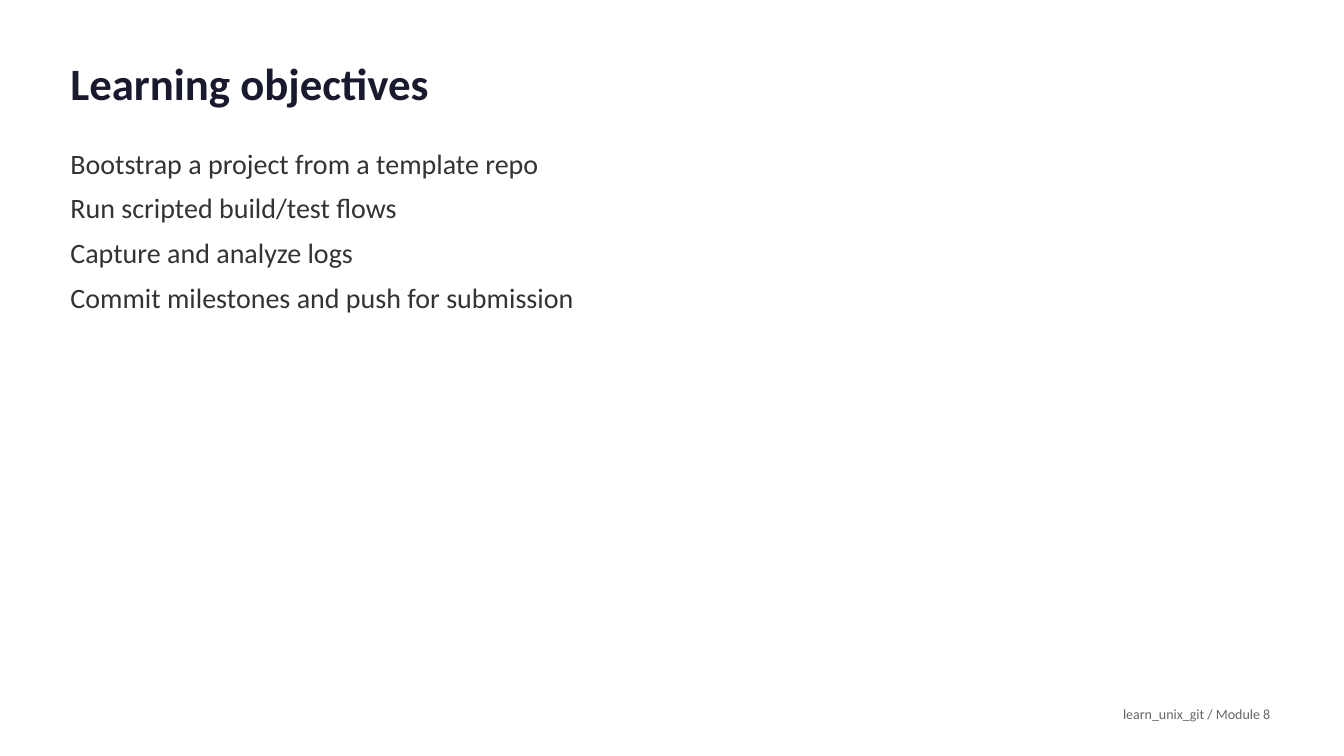
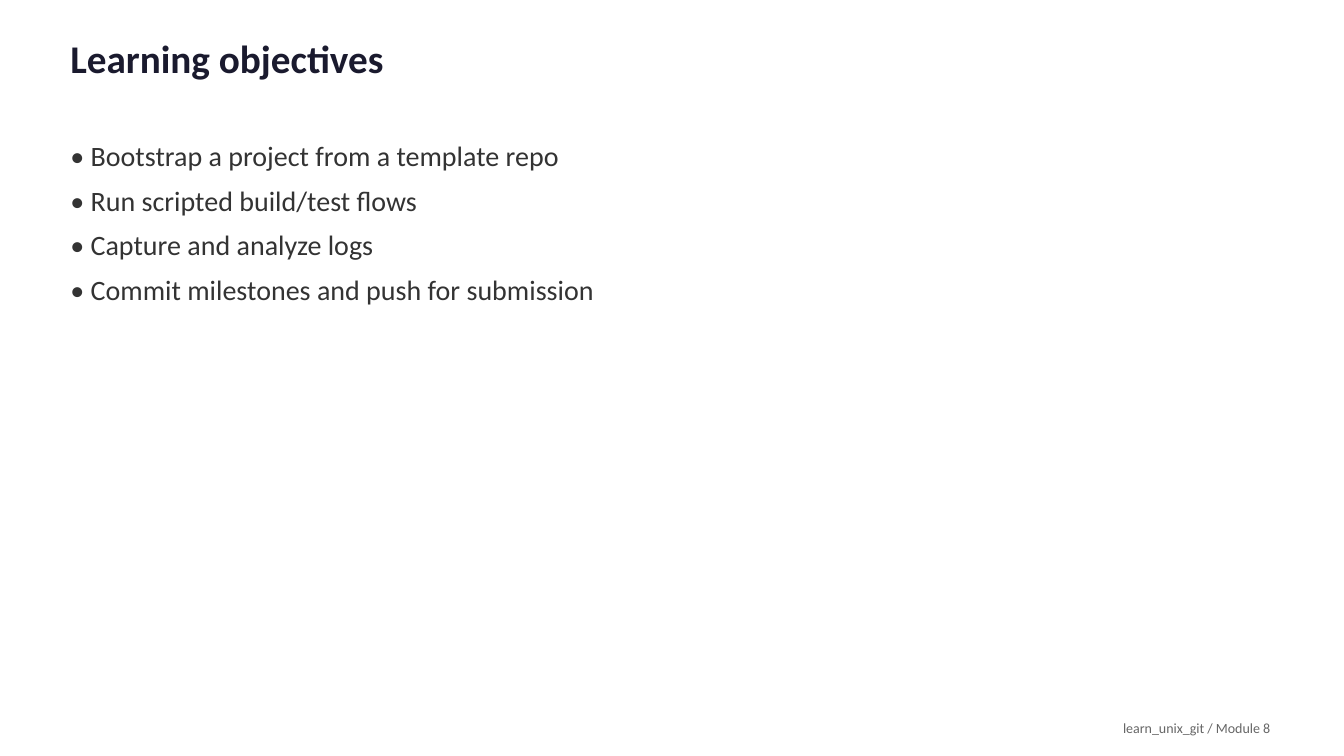
Before and after one commit to universal-verification-methodology/learn_unix_git, a slide deck: slide 2 of media/module8/slides.pptx. Drawn at 1344x756 pixels with LibreOffice and Linux fonts; fonts in the diff are those of the drawing. Boxes give left, top, right and bottom in pixels: in the first picture for what was removed or moved away, otherwise in the second. Text is boxed around its words. In the diff, an @@ line names an element or a change of style, - is before the commit and + after.

```diff
--- a/media/module8/slides.pptx
+++ b/media/module8/slides.pptx
@@ text "Learning objectives" at (70, 45, 384, 80): size 32 to 28 pt; line spacing 1 to 22pt @@
@@ text at (91, 146, 594, 305): text changed @@
-Bootstrap a project from a template repo
-Run scripted build/test flows
-Capture and analyze logs
-Commit milestones and push for submission
+• Bootstrap a project from a template repo
+• Run scripted build/test flows
+• Capture and analyze logs
+• Commit milestones and push for submission
@@ text "learn_unix_git / Module 8" at (1123, 723, 1270, 736): line spacing 1 to 22pt @@
```
Also in this commit, not shown: 12 other slides changed, 53 other files.
